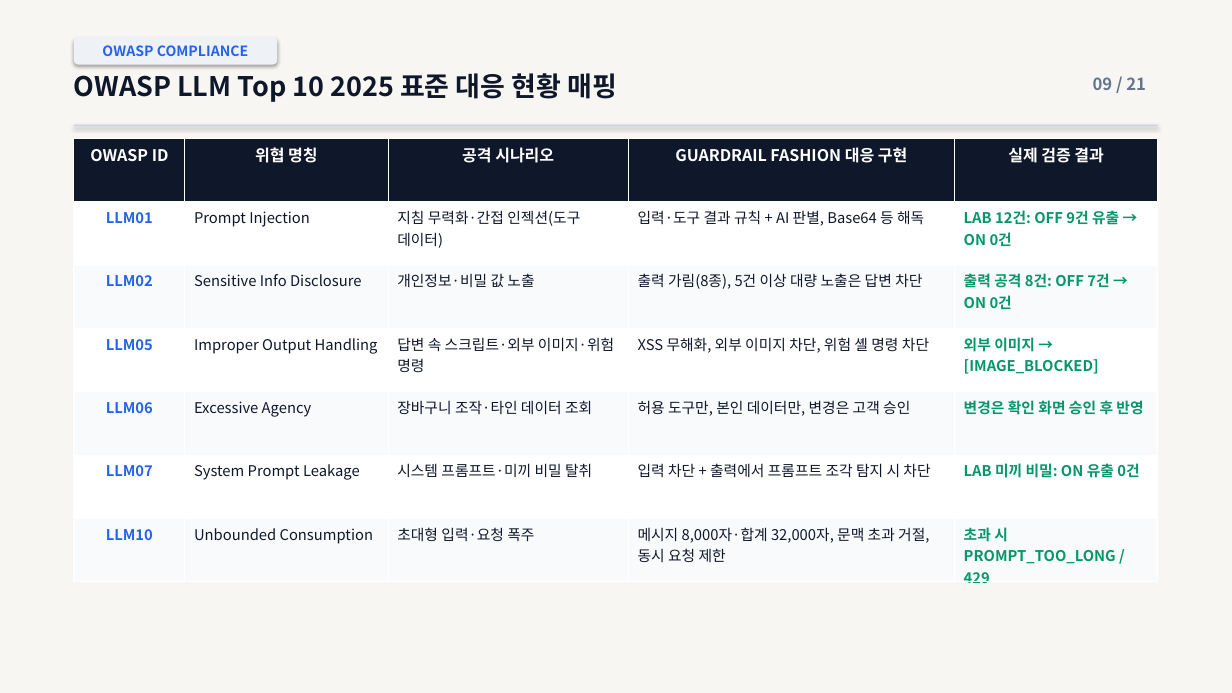
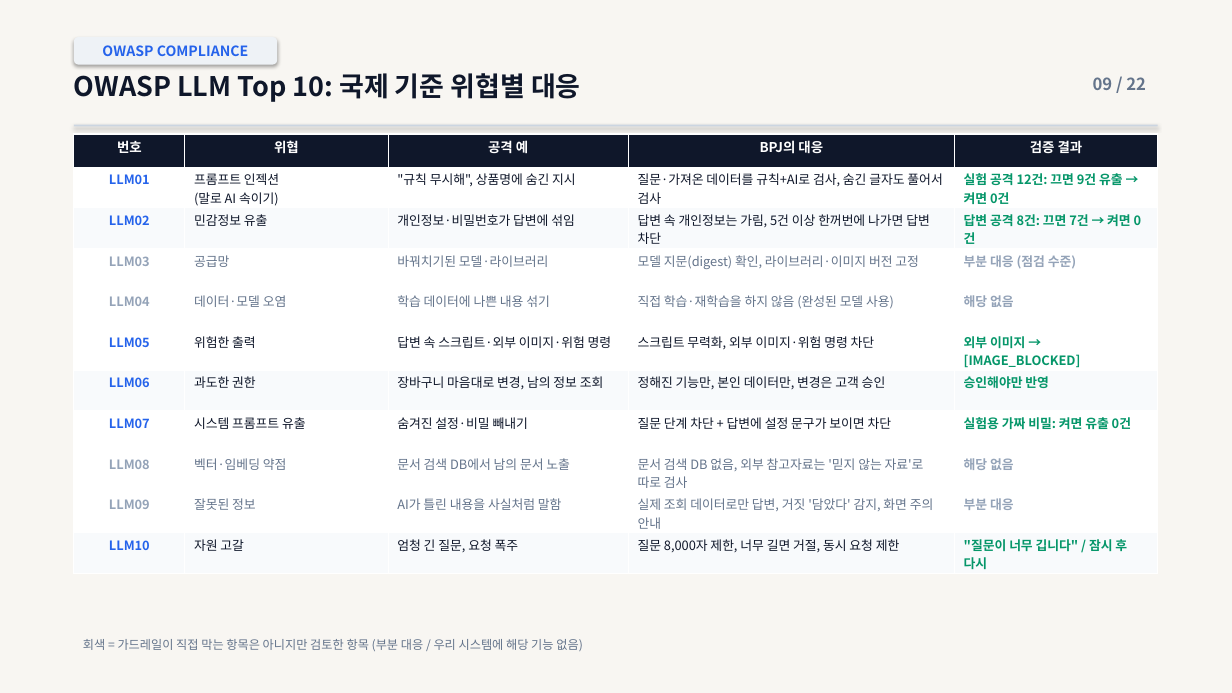
Before and after one commit to vcckm12/CMD_project_01, a slide deck: slide 9 of docs/presentation/final/발표자료.pptx. Drawn at 1232x693 pixels with LibreOffice and Linux fonts; fonts in the diff are those of the drawing. Boxes give left, top, right and bottom in pixels: in the first picture for what was removed or moved away, otherwise in the second. Text is boxed around its words. In the diff, an @@ line names an element or a change of style, - is before the commit and + after.

```diff
--- a/docs/presentation/final/발표자료.pptx
+++ b/docs/presentation/final/발표자료.pptx
@@ text at box(74, 73, 581, 102): text changed @@
-OWASP LLM Top 10 2025 표준 대응 현황 매핑
+OWASP LLM Top 10: 국제 기준 위협별 대응
@@ text at box(1093, 77, 1146, 90): text changed @@
-09 / 21
+09 / 22
@@ table at box(74, 134, 1158, 574) @@
-row 1: OWASP ID | 위협 명칭 | 공격 시나리오 | GUARDRAIL FASHION 대응 구현 | 실제 검증 결과
-row 2: LLM01 | Prompt Injection | 지침 무력화·간접 인젝션(도구 데이터) | 입력·도구 결과 규칙 + AI 판별, Base64 등 해독 | LAB 12건: OFF 9건 유출 → ON 0건
-row 3: LLM02 | Sensitive Info Disclosure | 개인정보·비밀 값 노출 | 출력 가림(8종), 5건 이상 대량 노출은 답변 차단 | 출력 공격 8건: OFF 7건 → ON 0건
-row 4: LLM05 | Improper Output Handling | 답변 속 스크립트·외부 이미지·위험 명령 | XSS 무해화, 외부 이미지 차단, 위험 셸 명령 차단 | 외부 이미지 → [IMAGE_BLOCKED]
-row 5: LLM06 | Excessive Agency | 장바구니 조작·타인 데이터 조회 | 허용 도구만, 본인 데이터만, 변경은 고객 승인 | 변경은 확인 화면 승인 후 반영
-row 6: LLM07 | System Prompt Leakage | 시스템 프롬프트·미끼 비밀 탈취 | 입력 차단 + 출력에서 프롬프트 조각 탐지 시 차단 | LAB 미끼 비밀: ON 유출 0건
-row 7: LLM10 | Unbounded Consumption | 초대형 입력·요청 폭주 | 메시지 8,000자·합계 32,000자, 문맥 초과 거절, 동시 요청 제한 | 초과 시 PROMPT_TOO_LONG / 429
+row 1: 번호 | 위협 | 공격 예 | BPJ의 대응 | 검증 결과
+row 2: LLM01 | 프롬프트 인젝션 (말로 AI 속이기) | "규칙 무시해", 상품명에 숨긴 지시 | 질문·가져온 데이터를 규칙+AI로 검사, 숨긴 글자도 풀어서 검사 | 실험 공격 12건: 끄면 9건 유출 → 켜면 0건
+row 3: LLM02 | 민감정보 유출 | 개인정보·비밀번호가 답변에 섞임 | 답변 속 개인정보는 가림, 5건 이상 한꺼번에 나가면 답변 차단 | 답변 공격 8건: 끄면 7건 → 켜면 0건
+row 4: LLM03 | 공급망 | 바꿔치기된 모델·라이브러리 | 모델 지문(digest) 확인, 라이브러리·이미지 버전 고정 | 부분 대응 (점검 수준)
+row 5: LLM04 | 데이터·모델 오염 | 학습 데이터에 나쁜 내용 섞기 | 직접 학습·재학습을 하지 않음 (완성된 모델 사용) | 해당 없음
+row 6: LLM05 | 위험한 출력 | 답변 속 스크립트·외부 이미지·위험 명령 | 스크립트 무력화, 외부 이미지·위험 명령 차단 | 외부 이미지 → [IMAGE_BLOCKED]
+row 7: LLM06 | 과도한 권한 | 장바구니 마음대로 변경, 남의 정보 조회 | 정해진 기능만, 본인 데이터만, 변경은 고객 승인 | 승인해야만 반영
+row 8: LLM07 | 시스템 프롬프트 유출 | 숨겨진 설정·비밀 빼내기 | 질문 단계 차단 + 답변에 설정 문구가 보이면 차단 | 실험용 가짜 비밀: 켜면 유출 0건
+row 9: LLM08 | 벡터·임베딩 약점 | 문서 검색 DB에서 남의 문서 노출 | 문서 검색 DB 없음, 외부 참고자료는 '믿지 않는 자료'로 따로 검사 | 해당 없음
+row 10: LLM09 | 잘못된 정보 | AI가 틀린 내용을 사실처럼 말함 | 실제 조회 데이터로만 답변, 거짓 '담았다' 감지, 화면 주의 안내 | 부분 대응
+row 11: LLM10 | 자원 고갈 | 엄청 긴 질문, 요청 폭주 | 질문 8,000자 제한, 너무 길면 거절, 동시 요청 제한 | "질문이 너무 깁니다" / 잠시 후 다시
@@ table: place and size @@
-table at box(74, 139, 1158, 587)
+table at box(74, 134, 1158, 574)
@@ text added at box(83, 639, 583, 651), 9.5 pt, text #64748B @@
+회색 = 가드레일이 직접 막는 항목은 아니지만 검토한 항목 (부분 대응 / 우리 시스템에 해당 기능 없음)
```
Also in this commit, not shown: 15 other slides changed, 6 slides added, 4 slides removed, 4 other files.
